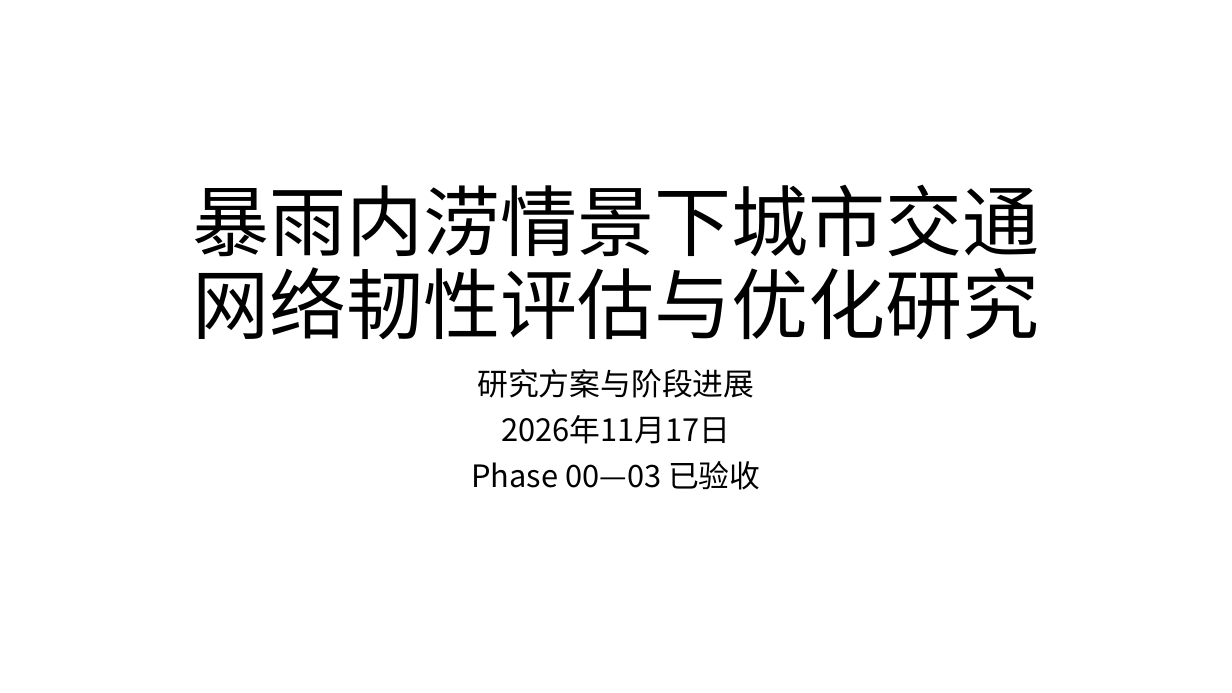
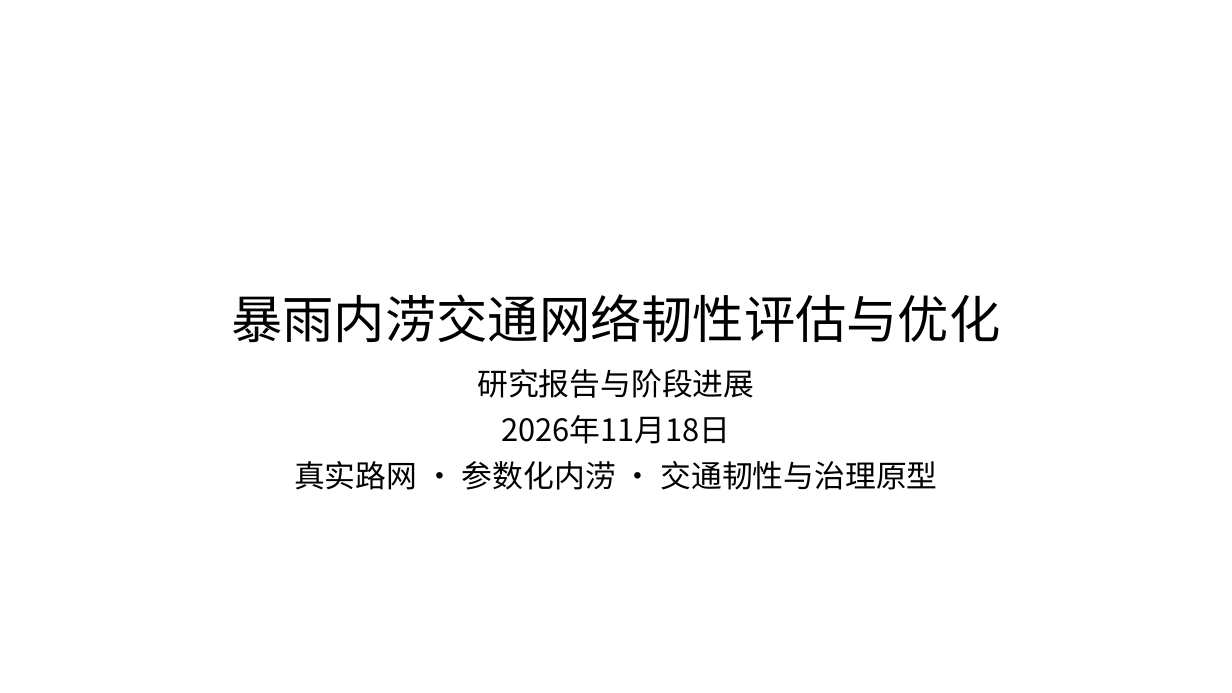
Before and after one commit to zhzhzh666/jiaotong, a slide deck: slide 1 of docs/deliverables/开题与阶段进展汇报.pptx. Drawn at 1232x693 pixels with LibreOffice and Linux fonts; fonts in the diff are those of the drawing. Boxes give left, top, right and bottom in pixels: in the first picture for what was removed or moved away, otherwise in the second. Text is boxed around its words. In the diff, an @@ line names an element or a change of style, - is before the commit and + after.

Commit message:
docs: finalize audited research report slides and Phase 13 acceptance

```diff
--- a/docs/deliverables/开题与阶段进展汇报.pptx
+++ b/docs/deliverables/开题与阶段进展汇报.pptx
@@ title at [231,294,1000,343]: text changed; size 60 to 40 pt @@
-暴雨内涝情景下城市交通网络韧性评估与优化研究
+暴雨内涝交通网络韧性评估与优化
@@ subtitle at [294,369,938,490]: text changed @@
-研究方案与阶段进展
-2026年11月17日
-Phase 00—03 已验收
+研究报告与阶段进展
+2026年11月18日
+真实路网 · 参数化内涝 · 交通韧性与治理原型
```
Also in this commit, not shown: 18 slides added, 23 slides removed, 32 other files.
